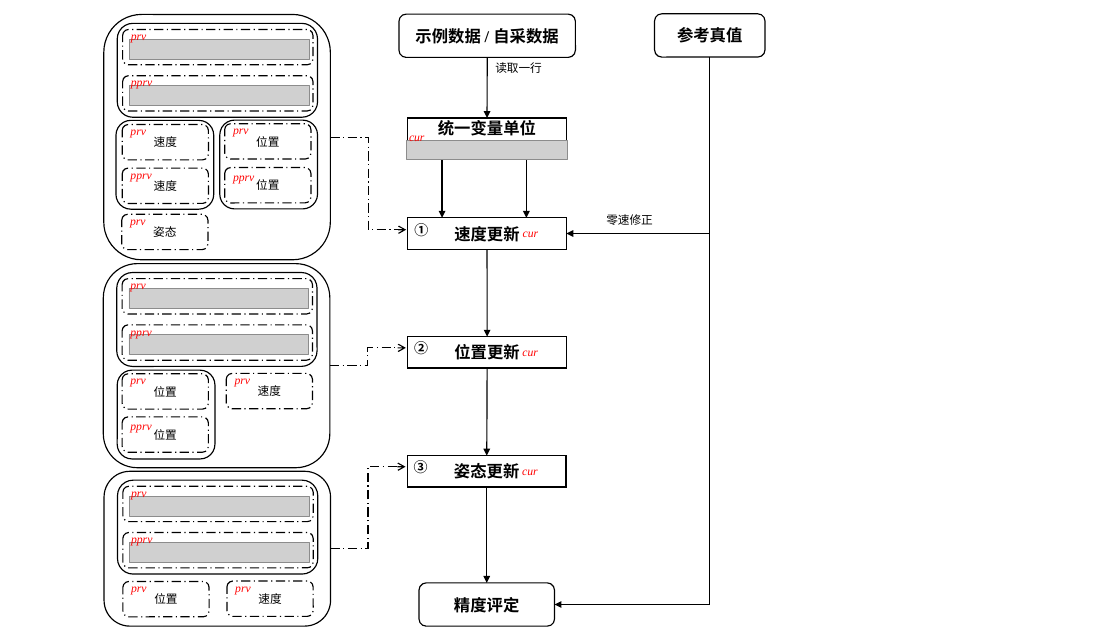
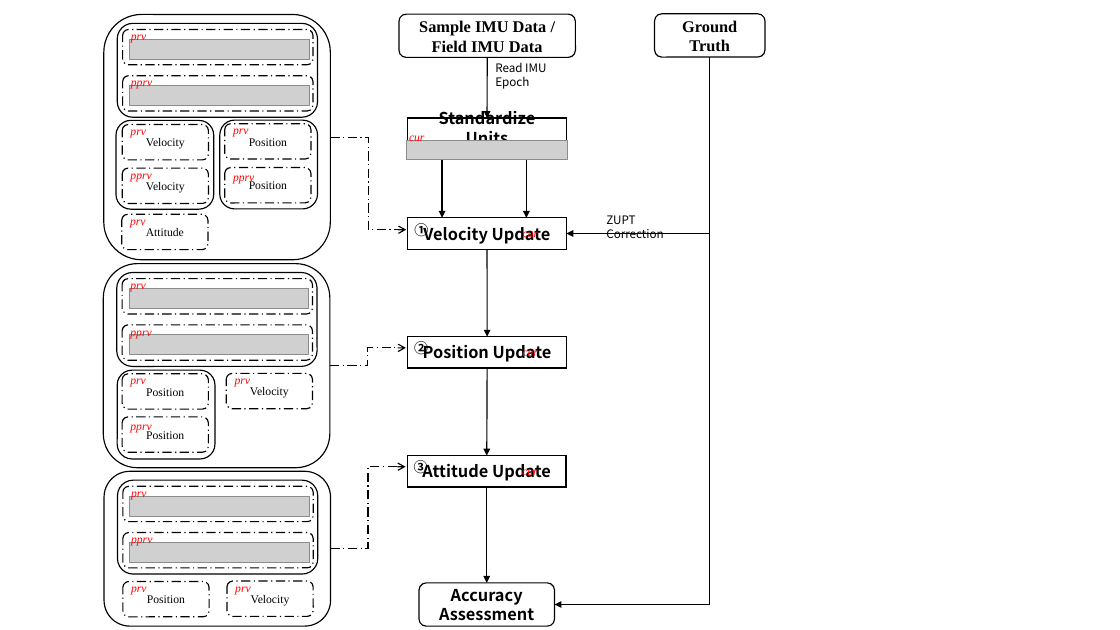
Before and after one commit to medhsiny2003/inertial-navigation-mechanization_hsiny_med, a slide deck: slide 3 of report/diagrams.pptx (slide 2 before the commit). Drawn at 1120x630 pixels with LibreOffice and Linux fonts; fonts in the diff are those of the drawing; grey boxes stand for pictures. Boxes give left, top, right and bottom in pixels: in the first picture for what was removed or moved away, otherwise in the second. Text is boxed around its words. In the diff, an @@ line names an element or a change of style, - is before the commit and + after.

```diff
--- a/report/diagrams.pptx
+++ b/report/diagrams.pptx
@@ text in rounded rectangle at (419,20,547,52): text changed @@
-示例数据 / 自采数据
+Sample IMU Data / Field IMU Data
@@ text in rounded rectangle at (682,20,737,52): text changed @@
-参考真值
+Ground Truth
@@ text at (495,62,546,89): text changed @@
-读取一行
+Read IMU Epoch
@@ text in rectangle at (439,108,536,141): text changed @@
-统一变量单位
+Standardize Units
@@ text in rounded rectangle at (146,138,185,149): text changed @@
-速度
+Velocity
@@ text in rounded rectangle at (249,138,287,146): text changed @@
-位置
+Position
@@ text in rounded rectangle at (146,182,185,193): text changed @@
-速度
+Velocity
@@ text in rounded rectangle at (249,180,287,189): text changed @@
-位置
+Position
@@ text in rounded rectangle at (146,228,184,236): text changed @@
-姿态
+Attitude
@@ text in rectangle at (423,223,551,244): text changed @@
-速度更新
+Velocity Update
@@ text at (606,215,663,238): text changed @@
-零速修正
+ZUPT Correction
@@ text in rectangle at (423,342,552,362): text changed @@
-位置更新
+Position Update
@@ text in rounded rectangle at (146,388,184,396): text changed @@
-位置
+Position
@@ text in rounded rectangle at (250,387,289,398): text changed @@
-速度
+Velocity
@@ text in rounded rectangle at (146,431,184,439): text changed @@
-位置
+Position
@@ text in rectangle at (422,461,551,481): text changed @@
-姿态更新
+Attitude Update
@@ text in rounded rectangle at (147,595,185,603): text changed @@
-位置
+Position
@@ text in rounded rectangle at (251,595,290,606): text changed @@
-速度
+Velocity
@@ text in rounded rectangle at (439,589,534,626): text changed @@
-精度评定
+Accuracy Assessment
```
Also in this commit, not shown: 1 other slide changed, 1 slide added, 3 other files.
